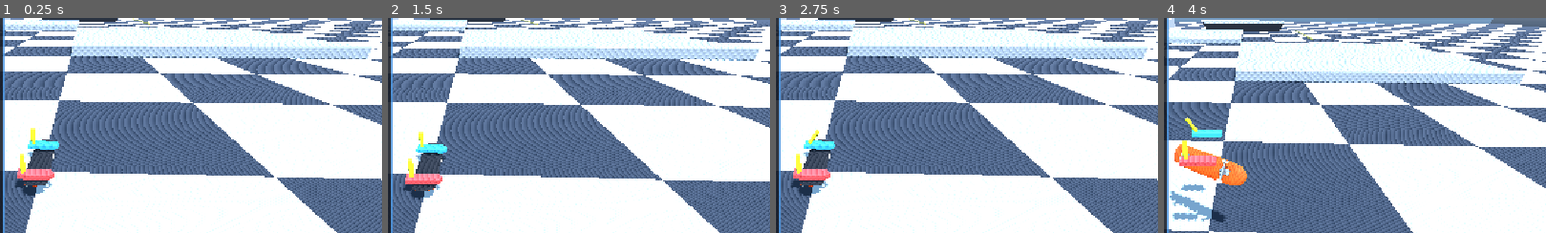
Above: before the commit, frames 1-4 (left to right).
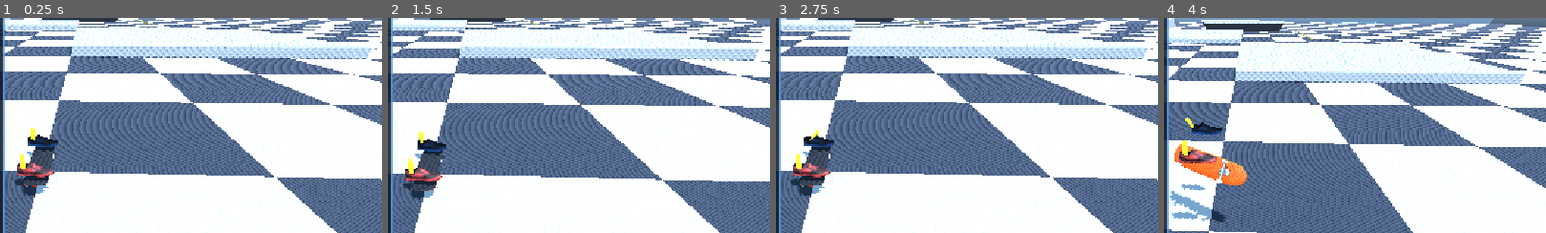
Above: after the commit, the same moments.

Repository: nklunder/skate-sim
Game: Godot game, scene res://scenes/TestWorld.tscn
The game is run twice, just before and just after one commit, with the same random seed, the same clock (stepped at 60 frames per second) and the same inputs.
Inputs (mouse positions are % of the whole screen's width and height, from its top left):
- Up to frame 1 (0.25 s): no input
- Up to frame 2 (1.5 s): tap Enter at 0.5 s; move the mouse to (72, 45) at 0.52 s; hold Right (ui_right) 0.53-1.25 s; hold Z 0.53-1.25 s; click (72, 45) at 0.67 s; tap Space at 0.77 s; drag from (30, 55) to (45, 70) at 1.27 s
- Up to frame 3 (2.75 s): move the mouse to (60, 28) at 2.02 s; hold Right (ui_right) from 2.03 s (still down); hold X from 2.03 s (still down)
- Up to frame 4 (4 s): release Right (ui_right) at 2.75 s; release X at 2.75 s; tap Space at 2.75, 3.77 s; drag from (45, 70) to (20, 35) at 2.77 s; move the mouse to (80, 65) at 3.52 s; hold Left (ui_left) from 3.53 s (still down); hold H from 3.53 s (still down)
The pictures show only the part of the screen within x 41-91%, y 23-73%; the shares and areas given below are measured in that part.

The runs differ from the first frame. In frame 1, 1.1% of the frame differs, in the area x 3-16%, y 54-80%; in frame 2, 1.1%; in frame 3, 1.1%; in frame 4, 1.1%, in the area x 2-16%, y 48-95%.

Commit message:
fix more manual bugs, swap placeholder feet meshes with placeholder shoes

Diff:
--- a/scenes/player/SkaterRig.tscn
+++ b/scenes/player/SkaterRig.tscn
@@ -6,6 +6,7 @@
 [ext_resource type="Script" path="res://scripts/player/SkateDeckMesh.gd" id="4_deck_mesh"]
 [ext_resource type="Script" path="res://scripts/player/ChaseCamera.gd" id="5_chase_camera"]
 [ext_resource type="Script" path="res://scripts/player/FootRig.gd" id="6_foot_rig"]
+[ext_resource type="Script" path="res://scripts/player/ShoeMesh.gd" id="7_shoe_mesh"]
 
 [sub_resource type="BoxMesh" id="BoxMesh_foot"]
 size = Vector3(0.231, 0.038, 0.098)
@@ -44,15 +45,11 @@
 [node name="BoardMesh" type="Node3D" parent="SurfaceAlign/BoardPivot"]
 script = ExtResource("4_deck_mesh")
 
-[node name="LeftFoot" type="MeshInstance3D" parent="SurfaceAlign/BoardPivot"]
+[node name="LeftFoot" type="Node3D" parent="SurfaceAlign/BoardPivot"]
 transform = Transform3D(1, 0, 0, 0, 1, 0, 0, 0, 1, -0.025, 0.055, -0.25)
-mesh = SubResource("BoxMesh_foot")
-surface_material_override/0 = SubResource("StandardMaterial3D_foot_l")
-
-[node name="ToeTip" type="MeshInstance3D" parent="SurfaceAlign/BoardPivot/LeftFoot"]
-transform = Transform3D(1, 0, 0, 0, 1, 0, 0, 0, 1, 0.1155, 0, 0)
-mesh = SubResource("CylinderMesh_toe")
-surface_material_override/0 = SubResource("StandardMaterial3D_foot_l")
+script = ExtResource("7_shoe_mesh")
+is_left_shoe = true
+tint_color = Color(0.3, 0.6, 1, 1)
 
 [node name="PegPivot" type="Node3D" parent="SurfaceAlign/BoardPivot/LeftFoot"]
 transform = Transform3D(1, 0, 0, 0, 1, 0, 0, 0, 1, -0.075, 0.019, 0)
@@ -63,15 +60,11 @@
 mesh = SubResource("CylinderMesh_peg")
 surface_material_override/0 = SubResource("StandardMaterial3D_peg")
 
-[node name="RightFoot" type="MeshInstance3D" parent="SurfaceAlign/BoardPivot"]
+[node name="RightFoot" type="Node3D" parent="SurfaceAlign/BoardPivot"]
 transform = Transform3D(1, 0, 0, 0, 1, 0, 0, 0, 1, -0.025, 0.055, 0.25)
-mesh = SubResource("BoxMesh_foot")
-surface_material_override/0 = SubResource("StandardMaterial3D_foot_r")
-
-[node name="ToeTip" type="MeshInstance3D" parent="SurfaceAlign/BoardPivot/RightFoot"]
-transform = Transform3D(1, 0, 0, 0, 1, 0, 0, 0, 1, 0.1155, 0, 0)
-mesh = SubResource("CylinderMesh_toe")
-surface_material_override/0 = SubResource("StandardMaterial3D_foot_r")
+script = ExtResource("7_shoe_mesh")
+is_left_shoe = false
+tint_color = Color(1, 0.35, 0.35, 1)
 
 [node name="PegPivot" type="Node3D" parent="SurfaceAlign/BoardPivot/RightFoot"]
 transform = Transform3D(1, 0, 0, 0, 1, 0, 0, 0, 1, -0.075, 0.019, 0)
--- a/scripts/player/FootRig.gd
+++ b/scripts/player/FootRig.gd
@@ -28,8 +28,8 @@
 ## Rate the feet lerp toward whichever pose is being asked for.
 @export var foot_follow_speed: float = 16.0
 
-@onready var left_foot: MeshInstance3D = $"../LeftFoot"
-@onready var right_foot: MeshInstance3D = $"../RightFoot"
+@onready var left_foot: Node3D = $"../LeftFoot"
+@onready var right_foot: Node3D = $"../RightFoot"
 @onready var left_peg_pivot: Node3D = $"../LeftFoot/PegPivot"
 @onready var right_peg_pivot: Node3D = $"../RightFoot/PegPivot"
 
--- /dev/null
+++ b/scripts/player/ShoeMesh.gd
@@ -0,0 +1,53 @@
+class_name ShoeMesh
+extends Node3D
+
+@export_category("Model & Calibration")
+@export var shoe_scene: PackedScene = preload("res://assets/models/shoes/shoes_dc_tonik_right.glb")
+@export var is_left_shoe: bool = false
+@export var model_scale: float = 1.0 # Easily tunable multiplier
+@export var model_offset: Vector3 = Vector3.ZERO
+@export var model_rotation_deg: Vector3 = Vector3(0, 90, 0)
+
+@export_category("Test Colorization")
+@export var apply_test_colors: bool = true
+## Diagnostic test colors: default Blue for left foot, Red for right foot
+@export var tint_color: Color = Color(1.0, 1.0, 1.0, 1.0)
+
+var _model_instance: Node3D = null
+
+func _ready() -> void:
+	_setup_shoe_model()
+
+func _setup_shoe_model() -> void:
+	if not is_instance_valid(shoe_scene):
+		return
+
+	var instance: Node3D = shoe_scene.instantiate() as Node3D
+	if not instance:
+		return
+
+	instance.name = "ShoeModel"
+
+	# Handle X-axis scale mirroring for opposite foot
+	var sx: float = -model_scale if is_left_shoe else model_scale
+	instance.scale = Vector3(sx, model_scale, model_scale)
+	instance.position = model_offset
+	instance.rotation_degrees = model_rotation_deg
+	add_child(instance)
+	_model_instance = instance
+
+	if apply_test_colors:
+		_apply_color_tint(instance)
+
+func _apply_color_tint(node: Node) -> void:
+	if node is MeshInstance3D and node.mesh:
+		var count: int = node.mesh.get_surface_count()
+		for s in range(count):
+			var mat: Material = node.get_active_material(s)
+			if mat is StandardMaterial3D:
+				var dup: StandardMaterial3D = mat.duplicate() as StandardMaterial3D
+				dup.albedo_color = dup.albedo_color * tint_color
+				node.set_surface_override_material(s, dup)
+
+	for child in node.get_children():
+		_apply_color_tint(child)
--- a/scripts/player/SkateDeckMesh.gd
+++ b/scripts/player/SkateDeckMesh.gd
@@ -2,7 +2,7 @@
 extends Node3D
 
 @export_category("Model & Scale Calibration")
-@export var blend_model: PackedScene = preload("res://skateboard.glb")
+@export var blend_model: PackedScene = preload("res://assets/models/decks/skateboard.glb")
 @export var use_low_poly: bool = true # 8,328 tris vs 646,208 on the high tier; visually indistinguishable at gameplay range
 @export var model_scale: float = 0.1722 # Calibrated so total deck length equals 0.80 m (31.5 inches)
 @export var model_offset: Vector3 = Vector3(-0.32387, -0.35848, 0.11687) # Aligns the deck on X/Z and puts its UNDERSIDE at y=0, i.e. the rig origin
--- a/scripts/player/SkaterController.gd
+++ b/scripts/player/SkaterController.gd
@@ -974,11 +974,13 @@
 
 	var was_manualing: bool = manual_timer >= manual_entry_delay or abs(board_pivot.rotation_degrees.x) > 2.0
 
-	# Flatground Entry requires the middle balance zone (0.20 to 0.90). Once an active manual is established, ANY trailing/leading stick load (>= 0.20) latches balance so scoops and heavy pops don't drop!
-	if (not was_manualing and back.y > 0.20 and back.y <= 0.90) or (was_manualing and (back.y >= 0.20 or (input_state.current_pop_state == FootInputState.PopState.LOADING_OLLIE and back.length() >= 0.20))):
+	# Flatground Manual Entry requires interior balance zone (0.20 to 0.90 vector length) and no active scoop arc (max_swept_angle < 10.0), ensuring outer-rim Shove-it and Varial scoops never lift the nose!
+	# Once an active manual is established, ANY trailing/leading stick load (>= 0.20) latches balance so scoops and heavy pops out of manuals don't drop!
+	var no_scoop: bool = input_state.max_swept_angle < 10.0
+	if (not was_manualing and back.y > 0.20 and back.length() <= 0.90 and no_scoop) or (was_manualing and (back.y >= 0.20 or (input_state.current_pop_state == FootInputState.PopState.LOADING_OLLIE and back.length() >= 0.20))):
 		target_pitch_deg = minf(1.0, back.length()) * 24.0
 		is_manualing = true
-	elif (not was_manualing and front.y < -0.20 and front.y >= -0.90) or (was_manualing and (front.y <= -0.20 or (input_state.current_pop_state == FootInputState.PopState.LOADING_NOLLIE and front.length() >= 0.20))):
+	elif (not was_manualing and front.y < -0.20 and front.length() <= 0.90 and no_scoop) or (was_manualing and (front.y <= -0.20 or (input_state.current_pop_state == FootInputState.PopState.LOADING_NOLLIE and front.length() >= 0.20))):
 		target_pitch_deg = -minf(1.0, front.length()) * 24.0
 		is_manualing = true
 
Renamed: skateboard.glb -> assets/models/decks/skateboard.glb
Not shown, added: assets/models/decks/skateboard.glb.import
Binary file added: assets/models/shoes/shoes_dc_tonik_right.glb
Not shown, changed: assets/models/shoes/shoes_dc_tonik_right.glb.import
Binary file added: assets/models/shoes/shoes_dc_tonik_right_Albedo.jpg
Not shown, added: assets/models/shoes/shoes_dc_tonik_right_Albedo.jpg.import
Binary file added: assets/models/shoes/shoes_dc_tonik_right_Normal.jpg
Not shown, added: assets/models/shoes/shoes_dc_tonik_right_Normal.jpg.import
Binary file added: assets/models/shoes/shoes_dc_tonik_right_Roughness.png
Not shown, added: assets/models/shoes/shoes_dc_tonik_right_Roughness.png.import
Not shown, added: scripts/player/ShoeMesh.gd.uid
Not shown, removed: skateboard.blend.import
(and 4 more such lines)
